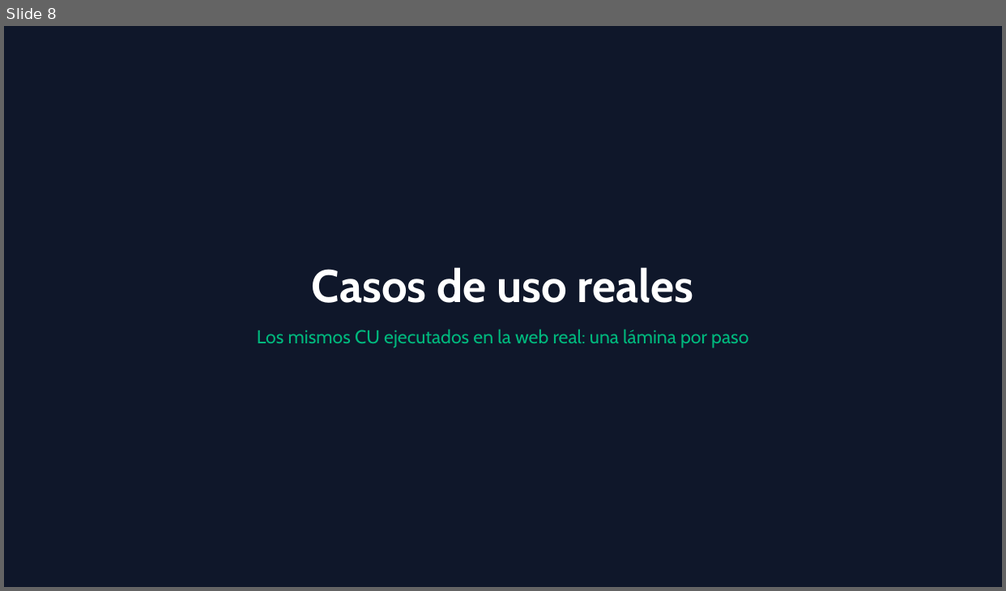
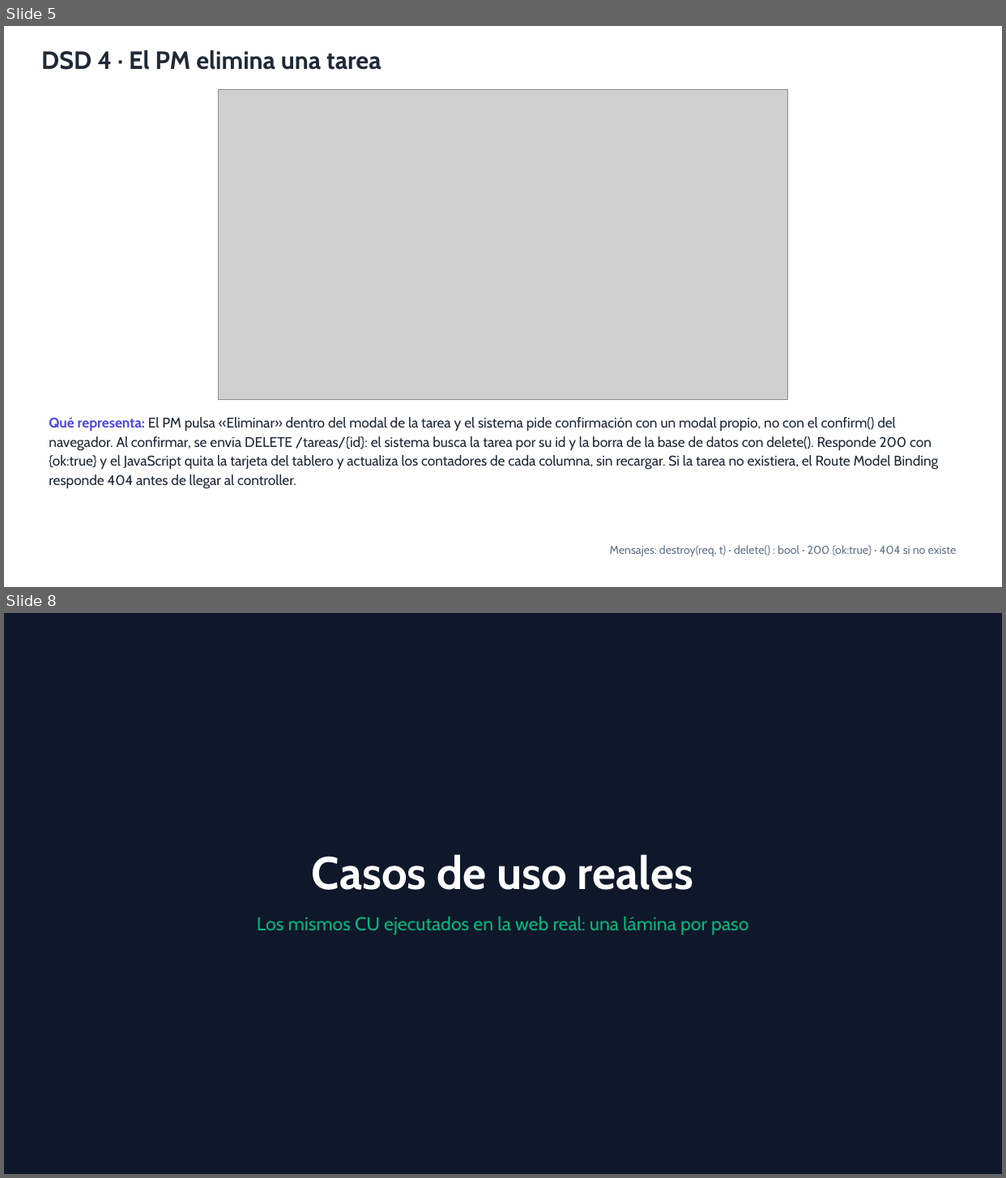
Before and after one commit to DanielOjeda25/sistema, a slide deck: docs/presentacion/CRUZNEGRA_DSD_CU_Reales.pptx. Shown one above the other, each under a label of ours: slide 8 before the commit, slides 5 and 8 after it; the slides between them are not shown. The pictures are 1006x591 and 1006x1178 pixels, drawn with LibreOffice and Linux fonts; fonts in the diff are those of the drawing; grey boxes stand for pictures. Boxes give left, top, right and bottom in pixels: in the first picture for what was removed or moved away, otherwise in the second. Text is boxed around its words. In the diff, an @@ line names an element or a change of style, - is before the commit and + after.

Commit message:
PPTX: descripcion legible debajo de cada DSD
Cada lamina de DSD ahora explica en lenguaje llano que representa el
diagrama: quien actua, que mensajes intercambian, que pasa si la
validacion falla y como termina el flujo. Encabezado 'Que representa:'
y linea con los mensajes del diagrama al pie.

```diff
--- a/docs/presentacion/CRUZNEGRA_DSD_CU_Reales.pptx
+++ b/docs/presentacion/CRUZNEGRA_DSD_CU_Reales.pptx
@@ slide 5 added at <box>4,26,1002,587</box>, background #FFFFFF @@
@@ text added at <box>41,50,381,70</box>, 24 pt, text #1F2937, bold @@
+DSD 4 · El PM elimina una tarea
@@ picture added at <box>218,90,788,400</box> @@
@@ text added at <box>49,417,938,489</box>, 13.5 pt, text #1F2937 @@
+Qué representa: El PM pulsa «Eliminar» dentro del modal de la tarea y el sistema pide confirmación con un modal propio, no con el confirm() del navegador. Al confirmar, se envía DELETE /tareas/{id}: el sistema busca la tarea por su id y la borra de la base de datos con delete(). Responde 200 con {ok:true} y el JavaScript quita la tarjeta del tablero y actualiza los contadores de cada columna, sin recargar. Si la tarea no existiera, el Route Model Binding responde 404 antes de llegar al controller.
@@ text added at <box>610,545,957,557</box>, 11 pt, text #64748B @@
+Mensajes: destroy(req, t) · delete() : bool · 200 {ok:true} · 404 si no existe
```
Also in this commit, not shown: 21 slides changed, 4 other slides added, 5 slides removed, 1 other file.
